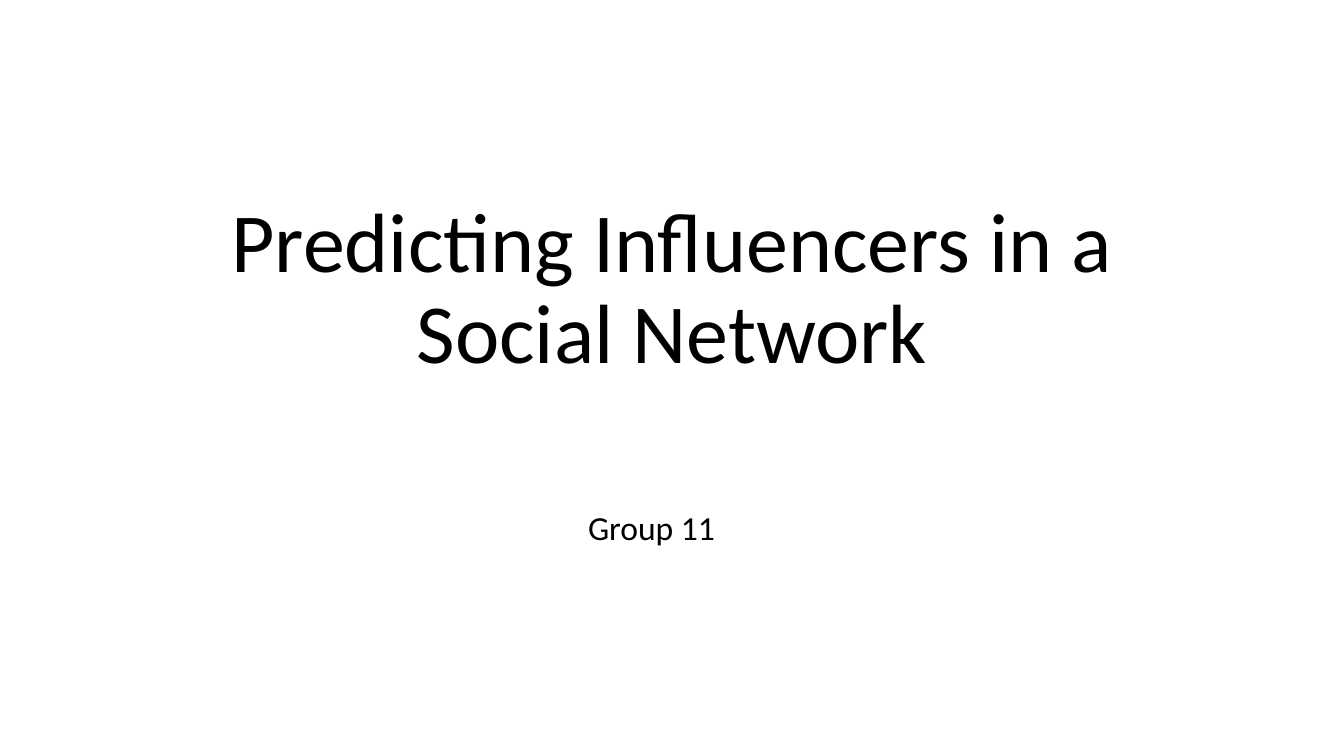
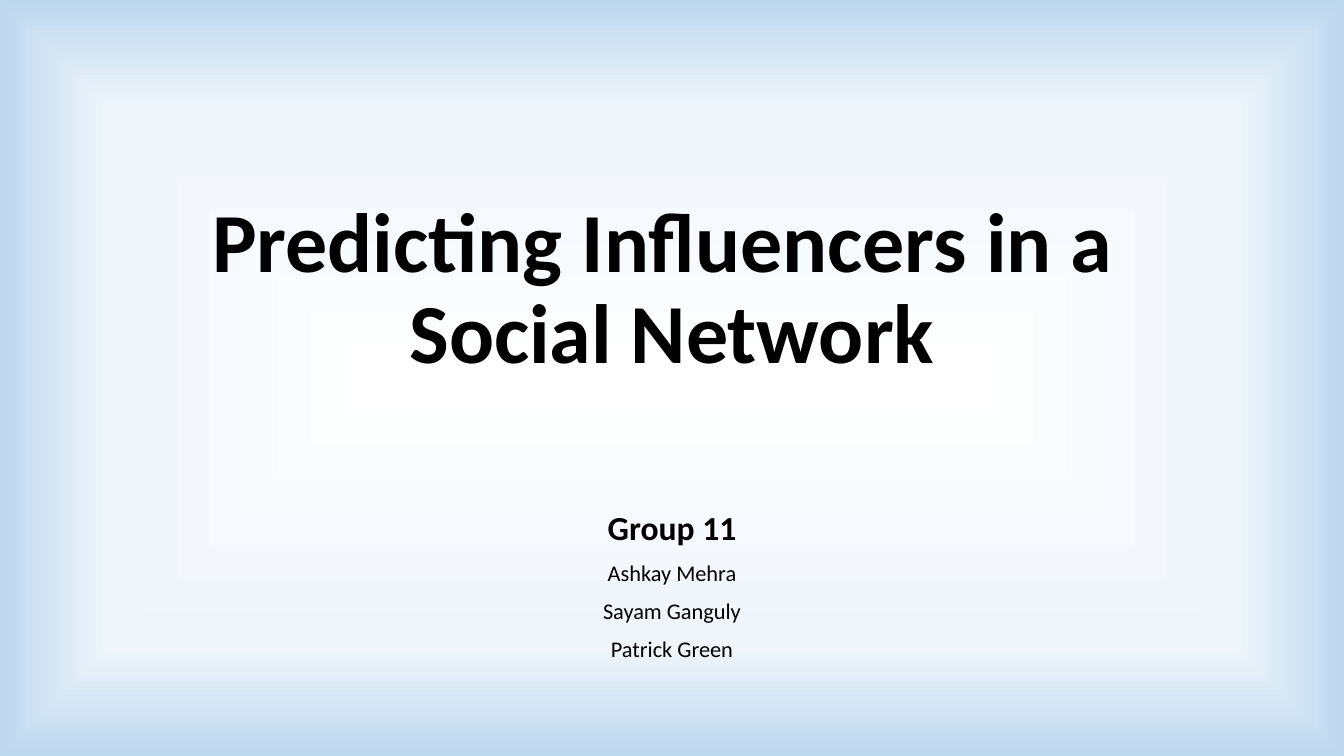
Before and after one commit to akshaymehra24/who-is-more-influential, a slide deck: slide 1 of Predicting Influencers in a Social Network.pptx. Drawn at 1344x756 pixels with LibreOffice and Linux fonts; fonts in the diff are those of the drawing. Boxes give left, top, right and bottom in pixels: in the first picture for what was removed or moved away, otherwise in the second. Text is boxed around its words. In the diff, an @@ line names an element or a change of style, - is before the commit and + after.

```diff
--- a/Predicting Influencers in a Social Network.pptx
+++ b/Predicting Influencers in a Social Network.pptx
@@ background #FFFFFF to gradient #FFFFFF to #EFF5FB to #BDD7EE @@
@@ title "Predicting Influencers in a Social ...": place and size @@
-title "Predicting Influencers in a Social ..." at box(232, 213, 1111, 364)
+title "Predicting Influencers in a Social ..." at box(212, 213, 1112, 364)
@@ title "Predicting Influencers in a Social ..." at box(212, 213, 1112, 364): bold on @@
@@ subtitle "Group 11": place and size @@
-subtitle "Group 11" at box(588, 518, 715, 546)
+subtitle "Group 11" at box(603, 518, 741, 657)
@@ subtitle at box(608, 518, 736, 546): bold on in "Group 11" @@
@@ subtitle at box(603, 565, 741, 657): paragraphs added @@
+Ashkay Mehra
+Sayam Ganguly
+Patrick Green
```
Also in this commit, not shown: 11 other slides changed, 1 slide added, 1 slide removed.
